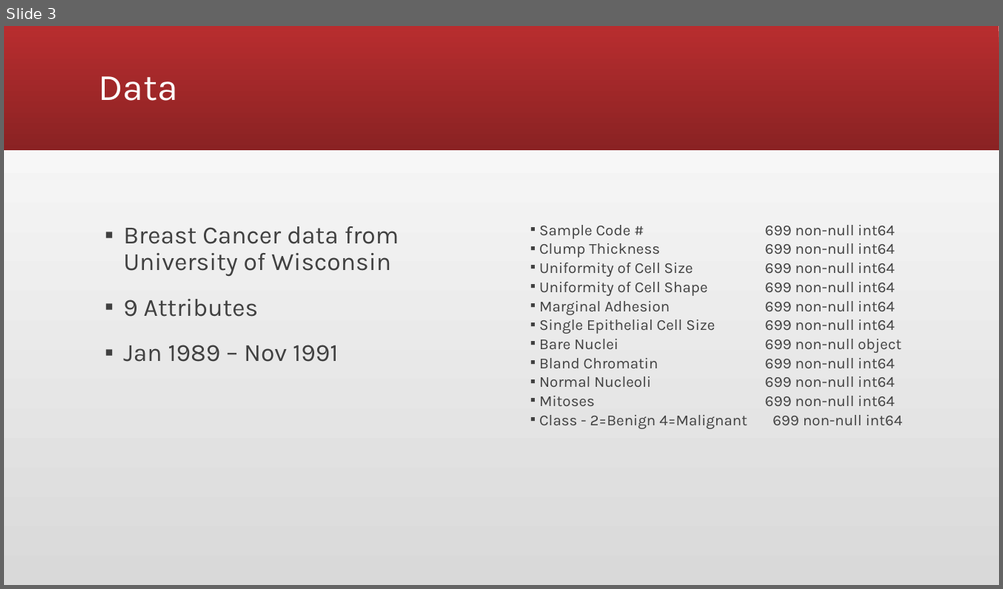
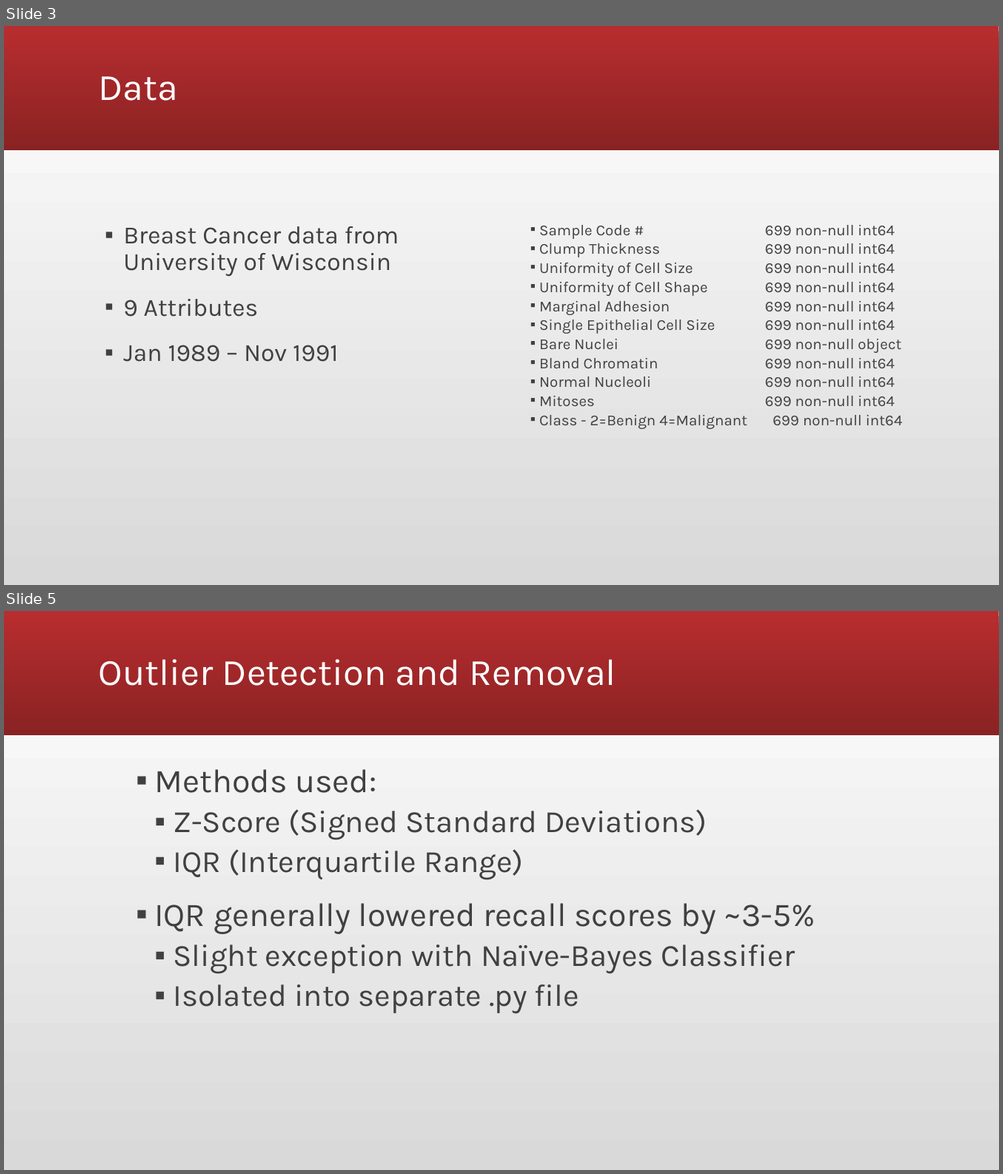
Before and after one commit to zachagarc/dataMiningProject, a slide deck: CS488 Final Report.pptx. Shown one above the other, each under a label of ours: slide 3 before the commit, slides 3 and 5 after it; the slides between them are not shown. The pictures are 1003x589 and 1003x1174 pixels, drawn with LibreOffice and Linux fonts; fonts in the diff are those of the drawing. Boxes give left, top, right and bottom in pixels: in the first picture for what was removed or moved away, otherwise in the second. Text is boxed around its words. In the diff, an @@ line names an element or a change of style, - is before the commit and + after.

```diff
--- a/CS488 Final Report.pptx
+++ b/CS488 Final Report.pptx
@@ slide 5 added at (4,611,999,1170), background gradient #D9D9D9 to #FFFFFF; not listed: 1 template element that a slide beside it also shows @@
@@ title added at (99,659,615,686), 36 pt, text #FFFFFF @@
+Outlier Detection and Removal
@@ text added at (154,769,815,1014), 30 pt, text #404040 @@
+▪ Methods used:
+  ▪ Z-Score (Signed Standard Deviations)
+  ▪ IQR (Interquartile Range)
+▪ IQR generally lowered recall scores by ~3-5%
+  ▪ Slight exception with Naïve-Bayes Classifier
+  ▪ Isolated into separate .py file
```
Also in this commit, not shown: 5 slides changed, 3 other slides added, 1 slide removed, 2 other files.
